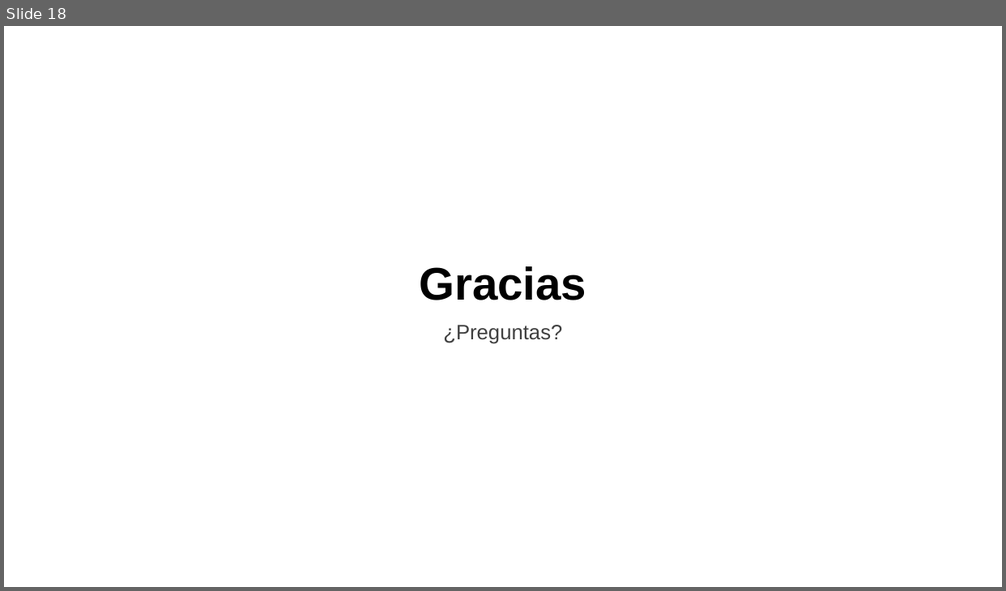
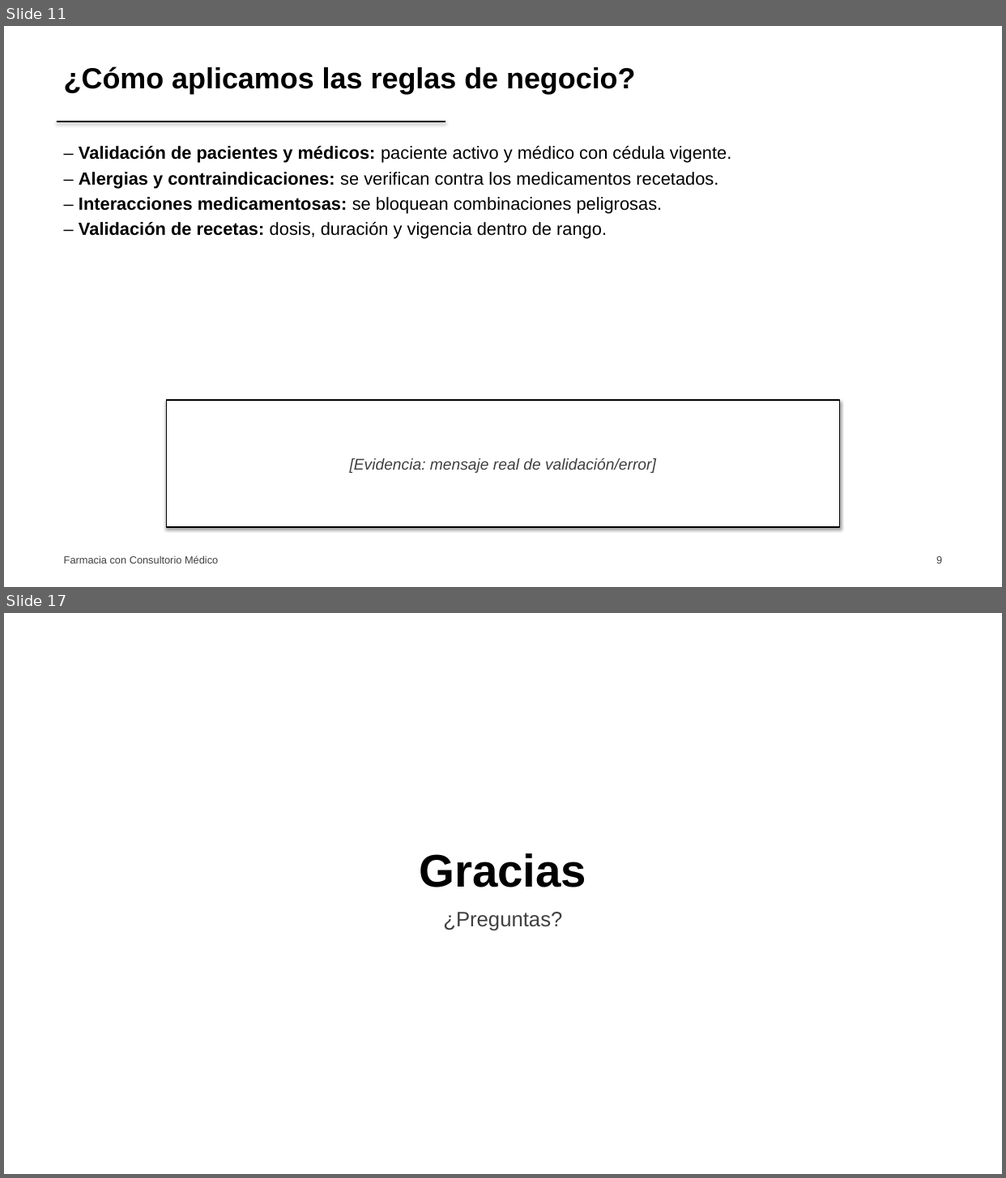
Before and after one commit to riosisraelg/proyecto-final-farmacia, a slide deck: docs/latex/slides/slides.pptx. Shown one above the other, each under a label of ours: slide 18 before the commit, slides 11 and 17 after it; the slides between them are not shown. The pictures are 1006x591 and 1006x1178 pixels, drawn with LibreOffice and Linux fonts; fonts in the diff are those of the drawing. Boxes give left, top, right and bottom in pixels: in the first picture for what was removed or moved away, otherwise in the second. Text is boxed around its words. In the diff, an @@ line names an element or a change of style, - is before the commit and + after.

Commit message:
feat(slides): reestructura al outline de 15 diapositivas de la exposición oral
- Secuencia: empresa, problemática, impacto, causa raíz, estrategia,
  solución (ER), gestión de datos, automatización, reglas de negocio,
  inventario, integración op/tec, estrategia integral, beneficios, conclusión
- Redacción de problemática, impacto y causa raíz según el caso real
- Portada con Integrantes/Materia/Profesor; evidencias como placeholders
- Mantiene estilo monocromático y logo solo en portada

```diff
--- a/docs/latex/slides/slides.pptx
+++ b/docs/latex/slides/slides.pptx
@@ slide 11 added at bbox=[4, 26, 1002, 587], background #FFFFFF @@
@@ text added at bbox=[64, 66, 635, 94], 28 pt, text #000000, bold @@
+¿Cómo aplicamos las reglas de negocio?
@@ line added from (57, 122) to (445, 122), #000000 1.5 pt @@
@@ text added at bbox=[79, 146, 731, 239], 17 pt, text #000000 @@
+– Validación de pacientes y médicos: paciente activo y médico con cédula vigente.
+– Alergias y contraindicaciones: se verifican contra los medicamentos recetados.
+– Interacciones medicamentosas: se bloquean combinaciones peligrosas.
+– Validación de recetas: dosis, duración y vigencia dentro de rango.
@@ rectangle added at bbox=[167, 400, 840, 527], fill #FFFFFF, outline #000000 1 pt, 15 pt, text #404040, italic @@
+[Evidencia: mensaje real de validación/error]
@@ text added at bbox=[64, 556, 218, 564], 10 pt, text #404040 @@
+Farmacia con Consultorio Médico
@@ text added at bbox=[936, 557, 942, 564], 10 pt, text #404040 @@
+9
@@ what was slide 18 is now slide 17 @@
```
Also in this commit, not shown: 3 slides changed, 11 other slides added, 13 slides removed, 3 other files.
